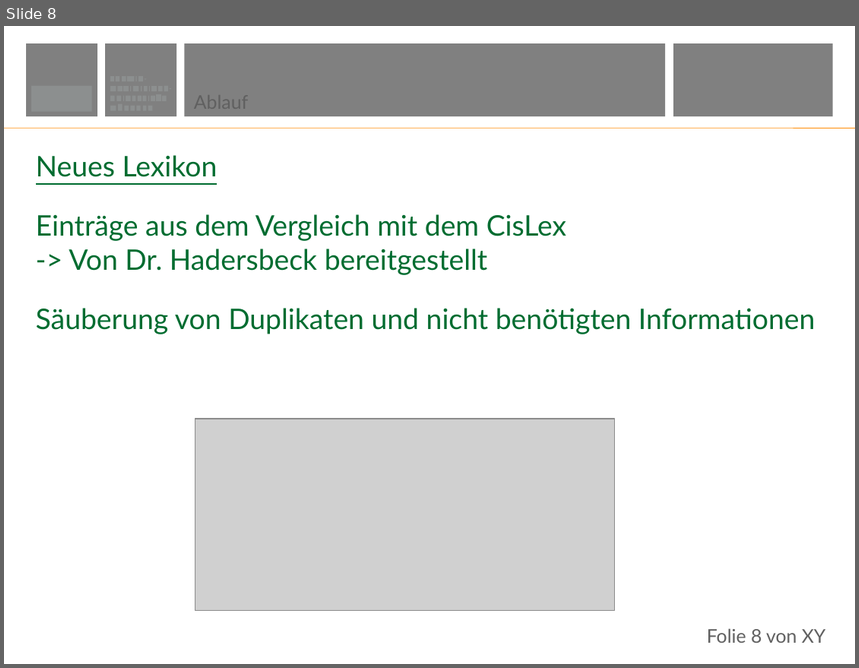
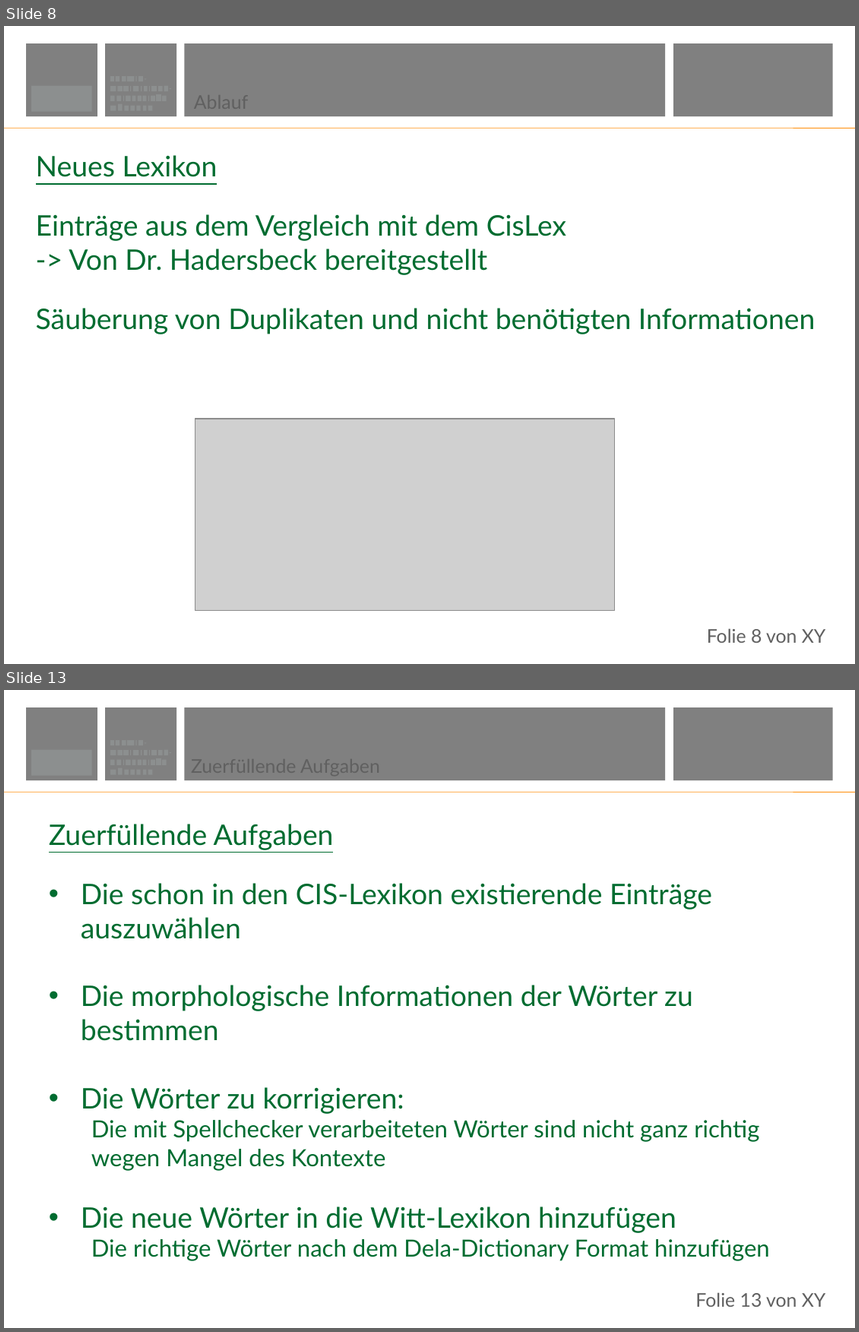
Before and after one commit to MaxEntGirl/wast-master-2018, a slide deck: L_lex/Vortrag.pptx. Shown one above the other, each under a label of ours: slide 8 before the commit, slides 8 and 13 after it; the slides between them are not shown. The pictures are 859x668 and 859x1332 pixels, drawn with LibreOffice and Linux fonts; fonts in the diff are those of the drawing; grey boxes stand for pictures; background and template pictures are left out. Boxes give left, top, right and bottom in pixels: in the first picture for what was removed or moved away, otherwise in the second. Text is boxed around its words. In the diff, an @@ line names an element or a change of style, - is before the commit and + after.

```diff
--- a/L_lex/Vortrag.pptx
+++ b/L_lex/Vortrag.pptx
@@ slide 13 added at (4, 690, 855, 1328), background #FFFFFF; not listed: 44 template elements that a slide beside it also shows @@
@@ text added at (49, 824, 334, 850), 16 pt, text #606060 @@
+Zuerfüllende Aufgaben
@@ text added at (81, 883, 770, 1262), 24 pt, text #006C30 @@
+Zuerfüllende Aufgaben
+• Die schon in den CIS-Lexikon existierende Einträge auszuwählen
+• Die morphologische Informationen der Wörter zu bestimmen
+• Die Wörter zu korrigieren:
+  Die mit Spellchecker verarbeiteten Wörter sind nicht ganz richtig wegen Mangel des Kontexte
+• Die neue Wörter in die Witt-Lexikon hinzufügen
+  Die richtige Wörter nach dem Dela-Dictionary Format hinzufügen
```
Also in this commit, not shown: 1 slide changed, 3 other slides added.
